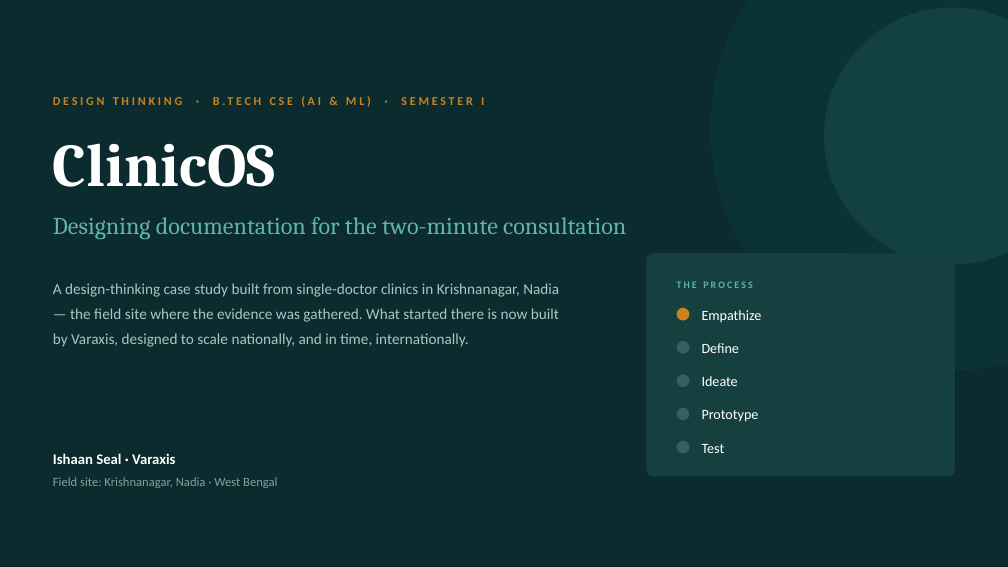
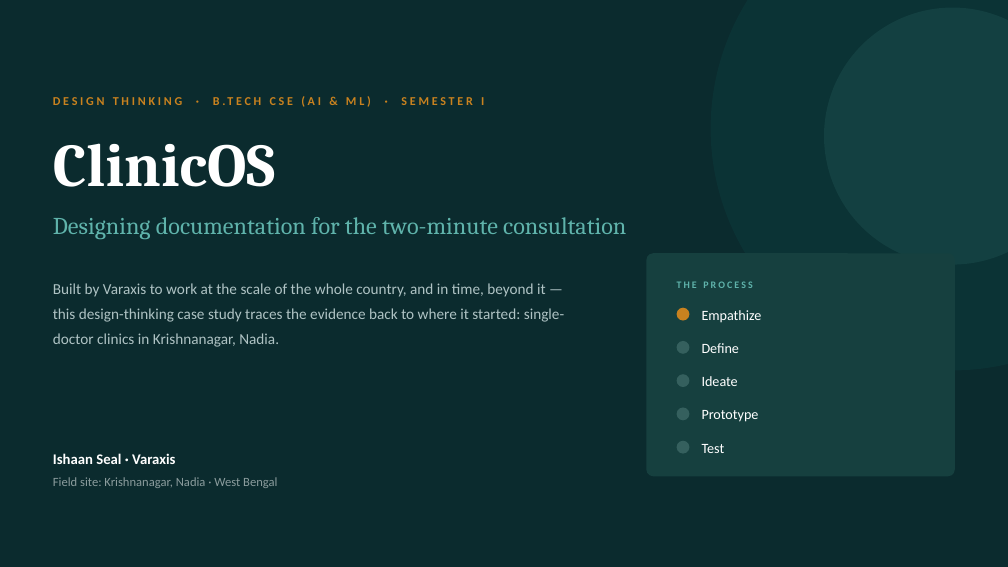
Before and after one commit to realishaanseal/clinicos, a slide deck: slide 1 of artifacts/ClinicOS_DesignThinking_Deck.pptx. Drawn at 1008x567 pixels with LibreOffice and Linux fonts; fonts in the diff are those of the drawing. Boxes give left, top, right and bottom in pixels: in the first picture for what was removed or moved away, otherwise in the second. Text is boxed around its words. In the diff, an @@ line names an element or a change of style, - is before the commit and + after.

```diff
--- a/artifacts/ClinicOS_DesignThinking_Deck.pptx
+++ b/artifacts/ClinicOS_DesignThinking_Deck.pptx
@@ text at [53, 283, 564, 347]: text changed @@
-A design-thinking case study built from single-doctor clinics in Krishnanagar, Nadia — the field site where the evidence was gathered. What started there is now built by Varaxis, designed to scale nationally, and in time, internationally.
+Built by Varaxis to work at the scale of the whole country, and in time, beyond it — this design-thinking case study traces the evidence back to where it started: single-doctor clinics in Krishnanagar, Nadia.
```
